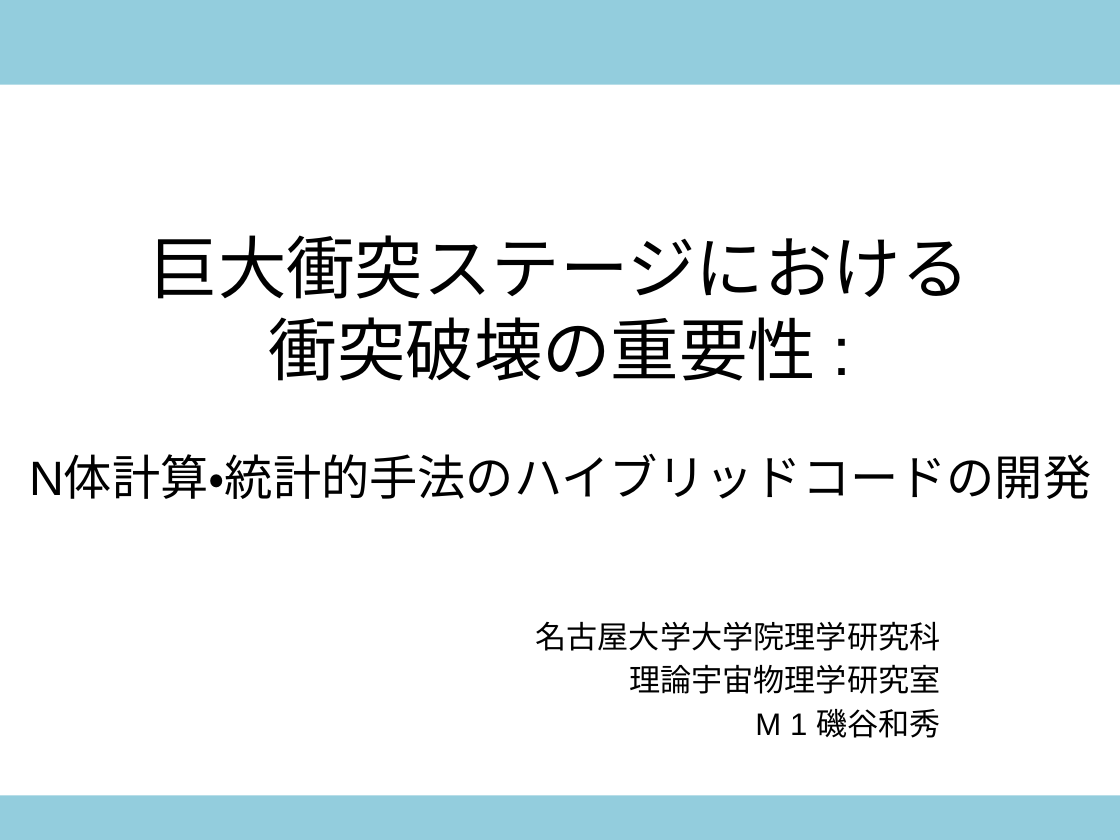
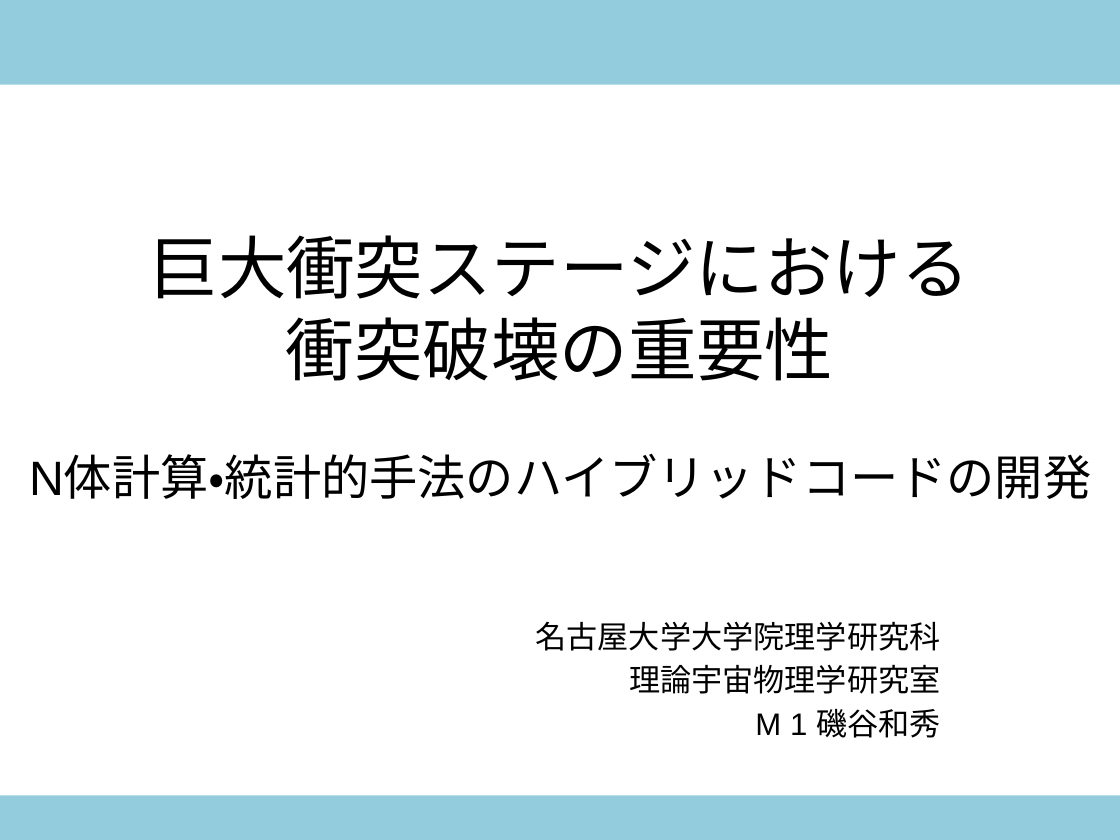
Before and after one commit to kazpc1215/Summer_School_2017, a slide deck: slide 1 of isoya20170727_ver1.pptx. Drawn at 1120x840 pixels with LibreOffice and Linux fonts; fonts in the diff are those of the drawing. Boxes give left, top, right and bottom in pixels: in the first picture for what was removed or moved away, otherwise in the second. Text is boxed around its words. In the diff, an @@ line names an element or a change of style, - is before the commit and + after.

```diff
--- a/isoya20170727_ver1.pptx
+++ b/isoya20170727_ver1.pptx
@@ title at bbox=[29, 235, 1091, 499]: text changed @@
-巨大衝突ステージにおける
-衝突破壊の重要性 :
-N体計算・統計的手法のハイブリッドコードの開発
+巨大衝突ステージにおける
+衝突破壊の重要性
+N体計算・統計的手法のハイブリッドコードの開発
```
Also in this commit, not shown: 3 other slides changed, 1 other file.
